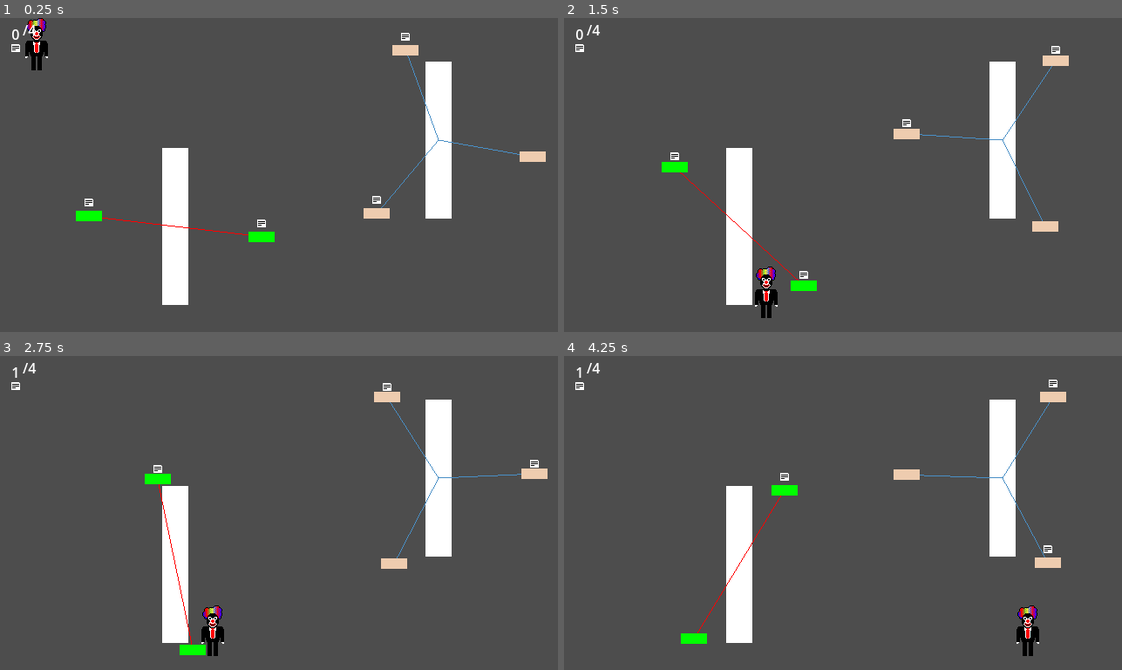
Above: before the commit, frames 1-4 (two rows, left to right).
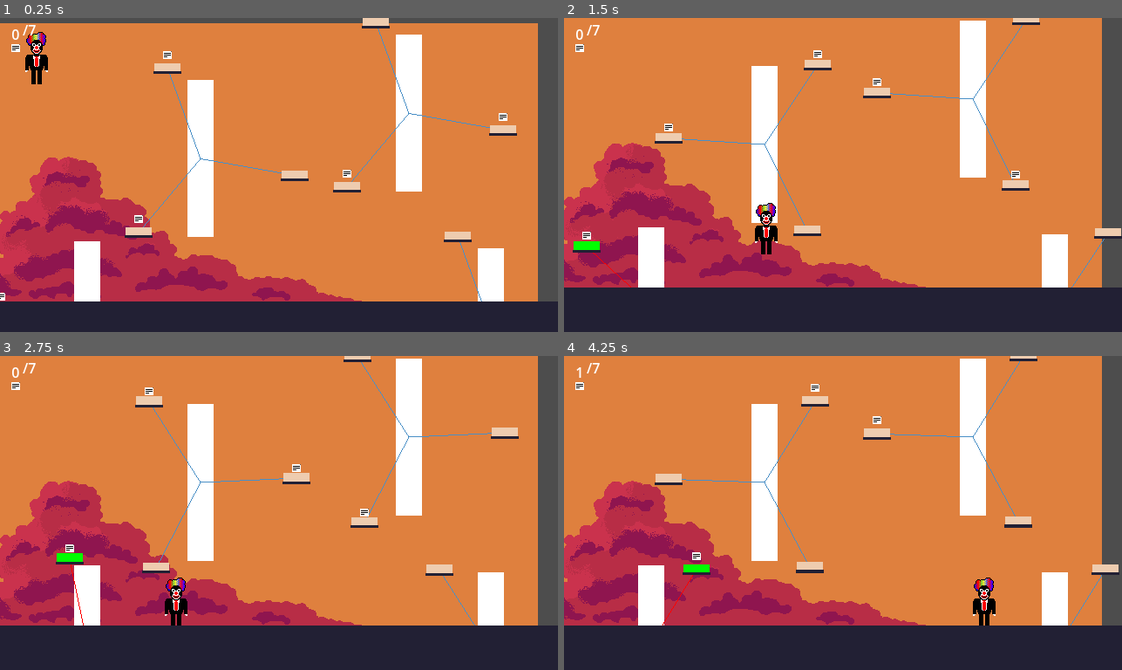
Above: after the commit, the same moments.

Repository: Vibhab-T/serious
Game: Godot game, scene res://scenes/level_one.tscn
The game is run twice, just before and just after one commit, with the same random seed, the same clock (stepped at 60 frames per second) and the same inputs.
Inputs:
- Up to frame 1 (0.25 s): no input
- Up to frame 2 (1.5 s): tap Enter (ui_accept) at 0.5, 0.77 s; hold Right (ui_right) from 0.53 s (still down)
- Up to frame 3 (2.75 s): tap Enter (ui_accept) at 1.52 s; release Right (ui_right) at 2.03 s; hold Left (ui_left) from 2.03 s (still down)
- Up to frame 4 (4.25 s): release Left (ui_left) at 2.78 s; hold Right (ui_right) from 2.78 s (still down); tap Enter (ui_accept) at 3.02, 3.77 s

The runs differ from the first frame. In frame 1, 95% of the frame differs, in the area x 0-100%, y 0-100%; in frame 2, 97%; in frame 3, 97%; in frame 4, 97%.

Commit message:
ADDED: Level 1, 2, 3. Camera. Background. Foreground. Level Gate.

Diff:
--- /dev/null
+++ b/scenes/background.tscn
@@ -0,0 +1,9 @@
+[gd_scene format=3 uid="uid://celgdvejitk6j"]
+
+[ext_resource type="Texture2D" uid="uid://bgsoas3qkdbee" path="res://assets/background.png" id="1_bkp1e"]
+
+[node name="Background" type="Node2D" unique_id=68444420]
+z_index = -2
+
+[node name="BackgroundSprite" type="Sprite2D" parent="." unique_id=1299832263]
+texture = ExtResource("1_bkp1e")
--- /dev/null
+++ b/scenes/camera.tscn
@@ -0,0 +1,6 @@
+[gd_scene format=3 uid="uid://7uj0u2cv1jqw"]
+
+[ext_resource type="Script" uid="uid://c7m1pwlomeawo" path="res://scripts/camera_2d.gd" id="1_cvpoc"]
+
+[node name="Camera" type="Camera2D" unique_id=418440835]
+script = ExtResource("1_cvpoc")
--- a/scenes/ferris_platform.tscn
+++ b/scenes/ferris_platform.tscn
@@ -1,6 +1,7 @@
 [gd_scene format=3 uid="uid://c027j16jtn2lc"]
 
 [ext_resource type="Script" uid="uid://ddu7ihjfg8gpu" path="res://scripts/ferris_platform.gd" id="1_gp21u"]
+[ext_resource type="Texture2D" uid="uid://dy1vyldq7txmr" path="res://assets/platform.png" id="2_r2jve"]
 
 [sub_resource type="RectangleShape2D" id="RectangleShape2D_5blgu"]
 size = Vector2(30, 12)
@@ -23,6 +24,12 @@
 
 [node name="CollisionShape2D" type="CollisionShape2D" parent="." unique_id=453100296]
 shape = SubResource("RectangleShape2D_5blgu")
+one_way_collision = true
 
 [node name="DocMarker" type="Marker2D" parent="." unique_id=1230785071]
 position = Vector2(0, -19)
+
+[node name="Sprite2D" type="Sprite2D" parent="." unique_id=400040664]
+position = Vector2(0, -2.9999998)
+scale = Vector2(0.05, 0.05)
+texture = ExtResource("2_r2jve")
--- /dev/null
+++ b/scenes/foreground.tscn
@@ -0,0 +1,19 @@
+[gd_scene format=3 uid="uid://1jxsu21805kh"]
+
+[ext_resource type="Texture2D" uid="uid://dy1vyldq7txmr" path="res://assets/platform.png" id="1_2gfar"]
+
+[sub_resource type="RectangleShape2D" id="RectangleShape2D_2gfar"]
+size = Vector2(640, 56)
+
+[node name="Foreground" type="Node2D" unique_id=575690052]
+
+[node name="Sprite2D" type="Sprite2D" parent="." unique_id=195798822]
+position = Vector2(320, 180)
+texture = ExtResource("1_2gfar")
+
+[node name="StaticBody2D" type="StaticBody2D" parent="." unique_id=1229581090]
+
+[node name="CollisionShape2D" type="CollisionShape2D" parent="StaticBody2D" unique_id=291207740]
+position = Vector2(319, 339)
+shape = SubResource("RectangleShape2D_2gfar")
+one_way_collision = true
--- /dev/null
+++ b/scenes/level_gate.tscn
@@ -0,0 +1,20 @@
+[gd_scene format=3 uid="uid://bine4dq7mxuyb"]
+
+[ext_resource type="Script" uid="uid://bh61octs6gegi" path="res://scripts/level_gate.gd" id="1_km1hg"]
+
+[sub_resource type="RectangleShape2D" id="RectangleShape2D_dnmir"]
+size = Vector2(84, 63)
+
+[node name="LevelGate" type="Node2D" unique_id=405960461]
+script = ExtResource("1_km1hg")
+
+[node name="Polygon2D" type="Polygon2D" parent="." unique_id=1399274911]
+polygon = PackedVector2Array(-20, -11, 37, -11, 37, 50, 24, 50, 24, 11, 20, 2, 14, -2, -12, -1, -18, 4, -20, 11, -19, 51, -31, 51)
+
+[node name="Area2D" type="Area2D" parent="." unique_id=1342297018]
+
+[node name="CollisionShape2D" type="CollisionShape2D" parent="Area2D" unique_id=1802598843]
+position = Vector2(6, 21.5)
+shape = SubResource("RectangleShape2D_dnmir")
+
+[connection signal="body_entered" from="Area2D" to="." method="_on_area_2d_body_entered"]
--- a/scenes/level_one.tscn
+++ b/scenes/level_one.tscn
@@ -4,6 +4,11 @@
 [ext_resource type="PackedScene" uid="uid://das8qqtlop4tk" path="res://scenes/docs_ui.tscn" id="2_r4wdr"]
 [ext_resource type="PackedScene" uid="uid://b04h3ib1i0vka" path="res://scenes/ferris.tscn" id="3_bhu28"]
 [ext_resource type="PackedScene" uid="uid://p2xvibdq823p" path="res://scenes/player.tscn" id="4_4p75b"]
+[ext_resource type="PackedScene" uid="uid://celgdvejitk6j" path="res://scenes/background.tscn" id="5_r4wdr"]
+[ext_resource type="PackedScene" uid="uid://bine4dq7mxuyb" path="res://scenes/level_gate.tscn" id="6_bhu28"]
+[ext_resource type="PackedScene" uid="uid://1jxsu21805kh" path="res://scenes/foreground.tscn" id="7_4p75b"]
+[ext_resource type="PackedScene" uid="uid://cd05ikpjm6y28" path="res://scenes/level_two.tscn" id="7_astit"]
+[ext_resource type="PackedScene" uid="uid://7uj0u2cv1jqw" path="res://scenes/camera.tscn" id="8_y8ti4"]
 
 [sub_resource type="WorldBoundaryShape2D" id="WorldBoundaryShape2D_o5qli"]
 
@@ -15,11 +20,27 @@
 [node name="DocsUI" parent="CanvasLayer" unique_id=803394078 instance=ExtResource("2_r4wdr")]
 
 [node name="Ferris" parent="." unique_id=442394560 instance=ExtResource("3_bhu28")]
-position = Vector2(201, 239)
+position = Vector2(100, 330)
 count = 2
 
 [node name="Ferris2" parent="." unique_id=2109041734 instance=ExtResource("3_bhu28")]
-position = Vector2(503, 140)
+position = Vector2(230, 145)
+count = 3
+speed = 0.75
+radius = 110.0
+spoke_color = Color(0.28470632, 0.5598275, 0.77852315, 1)
+platform_color = Color(0.9337268, 0.7990738, 0.68731457, 1)
+
+[node name="Ferris3" parent="." unique_id=127989289 instance=ExtResource("3_bhu28")]
+position = Vector2(469, 93)
+count = 3
+speed = 0.75
+radius = 110.0
+spoke_color = Color(0.28470632, 0.5598275, 0.77852315, 1)
+platform_color = Color(0.9337268, 0.7990738, 0.68731457, 1)
+
+[node name="Ferris4" parent="." unique_id=1854389814 instance=ExtResource("3_bhu28")]
+position = Vector2(563, 338)
 count = 3
 speed = 0.75
 radius = 110.0
@@ -33,4 +54,18 @@
 shape = SubResource("WorldBoundaryShape2D_o5qli")
 
 [node name="player" parent="." unique_id=1549434360 instance=ExtResource("4_4p75b")]
+z_index = 1
 position = Vector2(42, 0)
+
+[node name="Background" parent="." unique_id=68444420 instance=ExtResource("5_r4wdr")]
+position = Vector2(297, 179)
+
+[node name="LevelGate" parent="." unique_id=405960461 instance=ExtResource("6_bhu28")]
+position = Vector2(610, -110)
+to_level = ExtResource("7_astit")
+
+[node name="Foreground" parent="." unique_id=575690052 instance=ExtResource("7_4p75b")]
+z_index = 1
+
+[node name="Camera" parent="." unique_id=418440835 instance=ExtResource("8_y8ti4")]
+offset = Vector2(320, 180)
--- /dev/null
+++ b/scenes/level_three.tscn
@@ -0,0 +1,15 @@
+[gd_scene format=3 uid="uid://8po25el6caxu"]
+
+[ext_resource type="PackedScene" uid="uid://celgdvejitk6j" path="res://scenes/background.tscn" id="1_4i5uq"]
+[ext_resource type="PackedScene" uid="uid://1jxsu21805kh" path="res://scenes/foreground.tscn" id="2_jyl00"]
+[ext_resource type="PackedScene" uid="uid://p2xvibdq823p" path="res://scenes/player.tscn" id="3_jyl00"]
+
+[node name="LevelThree" type="Node2D" unique_id=1367023866]
+
+[node name="Background" parent="." unique_id=68444420 instance=ExtResource("1_4i5uq")]
+position = Vector2(320, 180)
+
+[node name="Foreground" parent="." unique_id=575690052 instance=ExtResource("2_jyl00")]
+
+[node name="player" parent="." unique_id=1549434360 instance=ExtResource("3_jyl00")]
+position = Vector2(46, -4)
--- a/scenes/level_two.tscn
+++ b/scenes/level_two.tscn
@@ -3,12 +3,18 @@
 [ext_resource type="PackedScene" uid="uid://p2xvibdq823p" path="res://scenes/player.tscn" id="1_8lyp7"]
 [ext_resource type="PackedScene" uid="uid://das8qqtlop4tk" path="res://scenes/docs_ui.tscn" id="2_kkfyh"]
 [ext_resource type="PackedScene" uid="uid://b04h3ib1i0vka" path="res://scenes/ferris.tscn" id="3_4yacq"]
+[ext_resource type="PackedScene" uid="uid://celgdvejitk6j" path="res://scenes/background.tscn" id="4_kkfyh"]
+[ext_resource type="PackedScene" uid="uid://1jxsu21805kh" path="res://scenes/foreground.tscn" id="5_4yacq"]
+[ext_resource type="PackedScene" uid="uid://7uj0u2cv1jqw" path="res://scenes/camera.tscn" id="6_mmtqo"]
+[ext_resource type="PackedScene" uid="uid://bine4dq7mxuyb" path="res://scenes/level_gate.tscn" id="7_l7e5k"]
+[ext_resource type="PackedScene" uid="uid://8po25el6caxu" path="res://scenes/level_three.tscn" id="8_kp5rg"]
 
 [sub_resource type="WorldBoundaryShape2D" id="WorldBoundaryShape2D_8lyp7"]
 
 [node name="LevelTwo" type="Node2D" unique_id=2129866509]
 
 [node name="player" parent="." unique_id=1549434360 instance=ExtResource("1_8lyp7")]
+z_index = 1
 position = Vector2(32, 64)
 
 [node name="CanvasLayer" type="CanvasLayer" parent="." unique_id=399368027]
@@ -32,3 +38,15 @@
 [node name="CollisionShape2D" type="CollisionShape2D" parent="Boundary" unique_id=255027643]
 position = Vector2(0, 333)
 shape = SubResource("WorldBoundaryShape2D_8lyp7")
+
+[node name="Background" parent="." unique_id=68444420 instance=ExtResource("4_kkfyh")]
+position = Vector2(320, 180)
+
+[node name="Foreground" parent="." unique_id=575690052 instance=ExtResource("5_4yacq")]
+
+[node name="Camera" parent="." unique_id=418440835 instance=ExtResource("6_mmtqo")]
+offset = Vector2(320, 180)
+
+[node name="LevelGate" parent="." unique_id=405960461 instance=ExtResource("7_l7e5k")]
+position = Vector2(634, 254)
+to_level = ExtResource("8_kp5rg")
--- a/scenes/player.tscn
+++ b/scenes/player.tscn
@@ -82,3 +82,9 @@
 [node name="CollisionShape2D" type="CollisionShape2D" parent="." unique_id=688768874]
 position = Vector2(0.5, 5)
 shape = SubResource("RectangleShape2D_3vyb7")
+
+[node name="Feet" type="Marker2D" parent="." unique_id=1009453064]
+position = Vector2(0, 30)
+
+[node name="Head" type="Marker2D" parent="." unique_id=1593698730]
+position = Vector2(0, -36)
--- /dev/null
+++ b/scripts/camera_2d.gd
@@ -0,0 +1,8 @@
+extends Camera2D
+@onready var feet: Marker2D = $"../player/Feet"
+@onready var head: Marker2D = $"../player/Head"
+
+
+func _process(delta: float) -> void:
+	var target_y = min(head.global_position.y, 0.0)
+	position.y = lerp(position.y, target_y, 5.0 * delta)
--- a/scripts/ferris_platform.gd
+++ b/scripts/ferris_platform.gd
@@ -3,6 +3,7 @@
 var doc: PackedScene = preload("res://scenes/docs.tscn")
 @onready var doc_marker: Marker2D = $DocMarker
 var doc_value: int = 1
+@onready var coll_shape: CollisionShape2D = $CollisionShape2D
 
 func spawn_doc() -> void:
 	if (randi_range(0, 10) < 5):
@@ -16,3 +17,7 @@
 # Called when the node enters the scene tree for the first time.
 func _ready() -> void:
 	spawn_doc()
+
+func _physics_process(delta: float) -> void:
+	if position.y >= 309:
+		coll_shape.disabled
--- /dev/null
+++ b/scripts/level_gate.gd
@@ -0,0 +1,13 @@
+extends Node2D
+@onready var area: Area2D = $Area2D
+
+@export var to_level: PackedScene
+
+# Called when the node enters the scene tree for the first time.
+func _ready() -> void:
+	pass # Replace with function body.
+
+
+func _on_area_2d_body_entered(body: Node2D) -> void:
+	if body is Player and GameController.check_level_cleared():
+		get_tree().change_scene_to_packed(to_level)
--- a/scripts/level_one.gd
+++ b/scripts/level_one.gd
@@ -8,6 +8,7 @@
 
 
 # Called every frame. 'delta' is the elapsed time since the previous frame.
-func _process(_delta: float) -> void:
-	if (GameController.check_level_cleared()) :
-		get_tree().change_scene_to_packed(level_two)
+#func _process(_delta: float) -> void:
+	#if (GameController.check_level_cleared()) :
+		#get_tree().change_scene_to_packed(level_two)
+		#
Binary file added: assets/background.png
Not shown, added: assets/background.png.import
Binary file added: assets/platform.png
Not shown, added: assets/platform.png.import
Not shown, added: scripts/camera_2d.gd.uid
Not shown, added: scripts/level_gate.gd.uid
